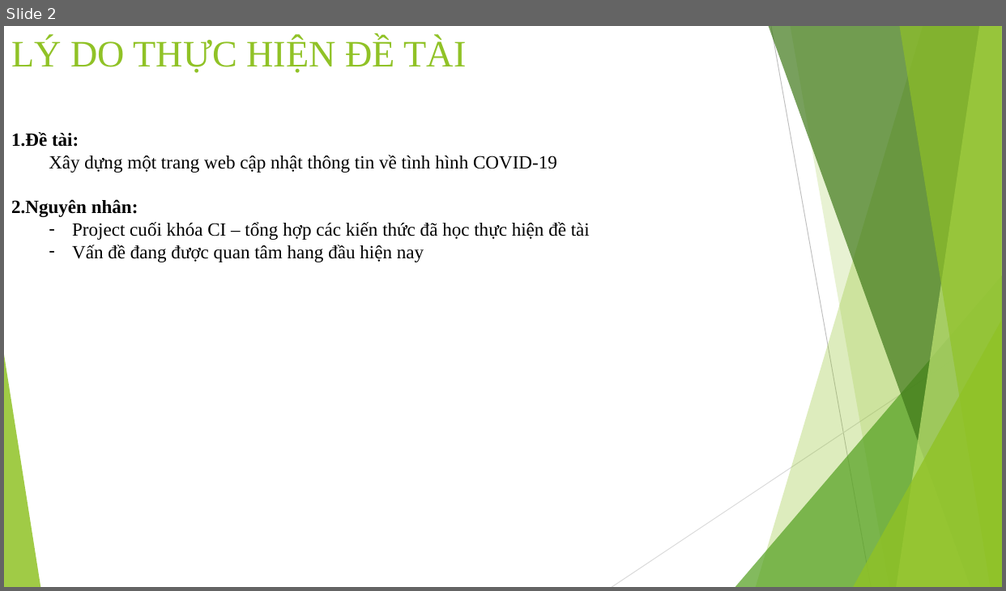
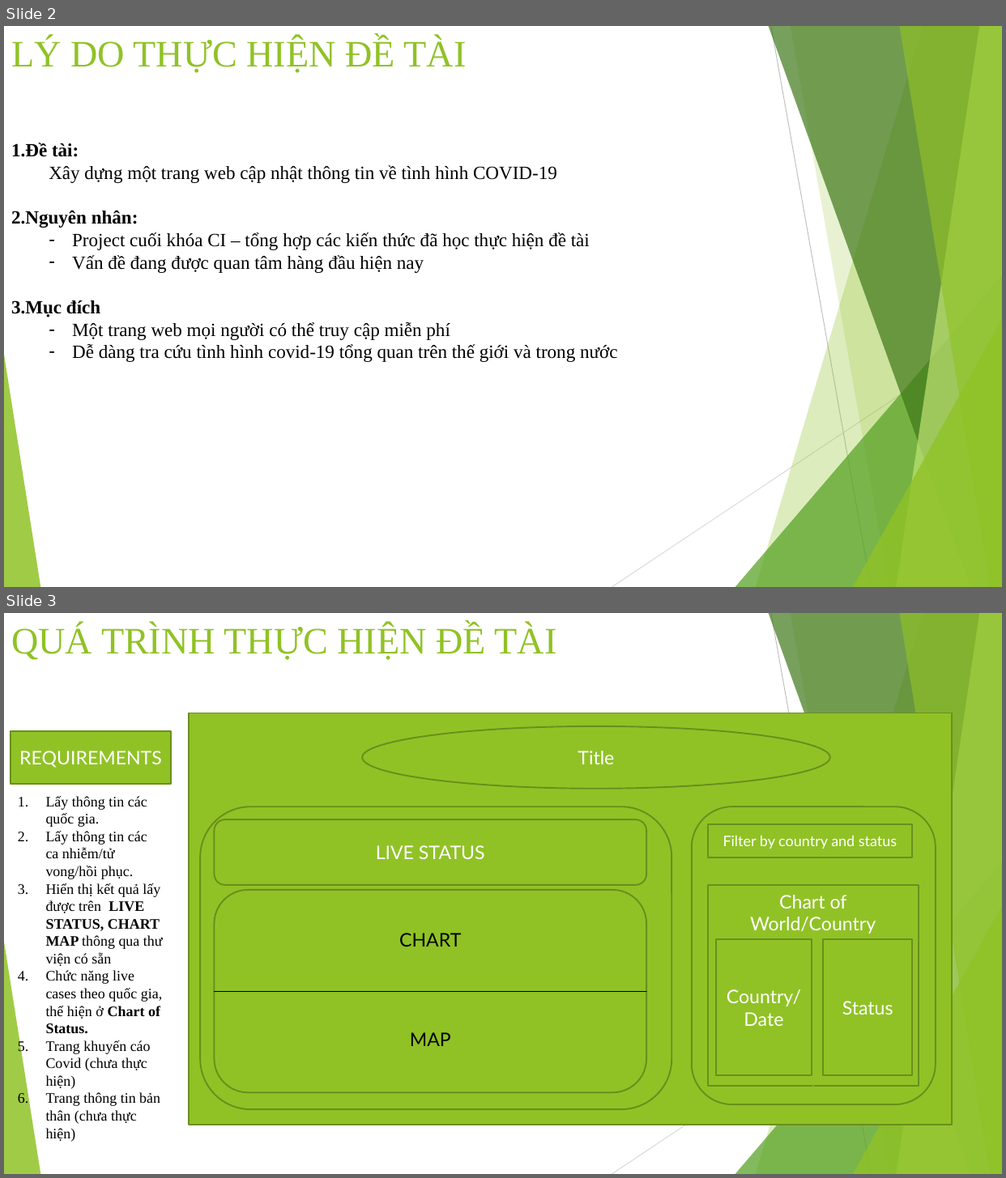
Before and after one commit to lmhkkk/COVID-19, a slide deck: COVID-19 TRACKER.pptx. Shown one above the other, each under a label of ours: slide 2 before the commit, slides 2 and 3 after it. The pictures are 1006x591 and 1006x1178 pixels, drawn with LibreOffice and Linux fonts; fonts in the diff are those of the drawing. Boxes give left, top, right and bottom in pixels: in the first picture for what was removed or moved away, otherwise in the second. Text is boxed around its words. In the diff, an @@ line names an element or a change of style, - is before the commit and + after.

```diff
--- a/COVID-19 TRACKER.pptx
+++ b/COVID-19 TRACKER.pptx
@@ slide 3 added at [4,613,1002,1174], background #FFFFFF; not listed: 10 template elements that a slide beside it also shows @@
@@ title added at [11,625,557,660], 36 pt, text #90C226 @@
+QUÁ TRÌNH THỰC HIỆN ĐỀ TÀI
@@ rectangle added at [10,731,171,784], fill #90C226, outline #6B901C 1.5 pt, 18 pt, text #FFFFFF @@
+REQUIREMENTS
@@ rectangle added at [189,713,953,1125], fill #90C226, outline #6B901C 1.5 pt @@
@@ ellipse added at [363,726,830,788], fill #90C226, outline #6B901C 1.5 pt, 18 pt, text #FFFFFF @@
+Title
@@ text added at [46,796,163,1142], 14 pt, text #000000 @@
+1. Lấy thông tin các quốc gia.
+2. Lấy thông tin các ca nhiễm/tử vong/hồi phục.
+3. Hiển thị kết quả lấy được trên LIVE STATUS, CHART MAP thông qua thư viện có sẵn
+4. Chức năng live cases theo quốc gia, thể hiện ở Chart of Status.
+5. Trang khuyến cáo Covid (chưa thực hiện)
+6. Trang thông tin bản thân (chưa thực hiện)
@@ rounded rectangle added at [200,807,671,1110], fill #90C226, outline #6B901C 1.5 pt @@
@@ rounded rectangle added at [692,807,936,1105], fill #90C226, outline #6B901C 1.5 pt @@
@@ rounded rectangle added at [215,820,647,884], fill #90C226, outline #6B901C 1.5 pt, 18 pt, text #FFFFFF @@
+LIVE STATUS
@@ rectangle added at [708,825,912,858], fill #90C226, outline #6B901C 1.5 pt, 14 pt, text #FFFFFF @@
+Filter by country and status
@@ rounded rectangle added at [215,890,647,1093], fill #90C226, outline #6B901C 1.5 pt @@
@@ rectangle added at [708,885,918,1086], fill #90C226, outline #6B901C 1.5 pt, 18 pt, text #FFFFFF @@
+Chart of World/Country
@@ text added at [399,933,461,947], 18 pt, text #000000 @@
+CHART
@@ rectangle added at [716,940,811,1076], fill #90C226, outline #6B901C 1.5 pt, 18 pt, text #FFFFFF @@
+Country/
+Date
@@ rectangle added at [823,940,912,1076], fill #90C226, outline #6B901C 1.5 pt, 18 pt, text #FFFFFF @@
+Status
@@ line added from (215, 992) to (646, 992), #000000 1 pt @@
@@ line added from (338, 984) to (646, 992), #90C226 1 pt @@
@@ text added at [410,1033,451,1046], 18 pt, text #000000 @@
+MAP
@@ line added from (814, 1076) to (812, 1068), #90C226 1 pt @@
@@ line added from (813, 1086) to (814, 1088), #90C226 1 pt @@
@@ slide 2 changed as well @@
@@ text "1.Đề tài:": place and size @@
-text "1.Đề tài:" at [11,132,590,263]
+text "1.Đề tài:" at [11,143,617,362]
@@ text at [11,255,617,362]: text changed @@
-  – Vấn đề đang được quan tâm hang đầu hiện nay
+  – Vấn đề đang được quan tâm hàng đầu hiện nay
+3.Mục đích
+  – Một trang web mọi người có thể truy cập miễn phí
+  – Dễ dàng tra cứu tình hình covid-19 tổng quan trên thế giới và trong nước
```
Also in this commit, not shown: 1 other slide changed, 2 other slides added, 2 other files.
